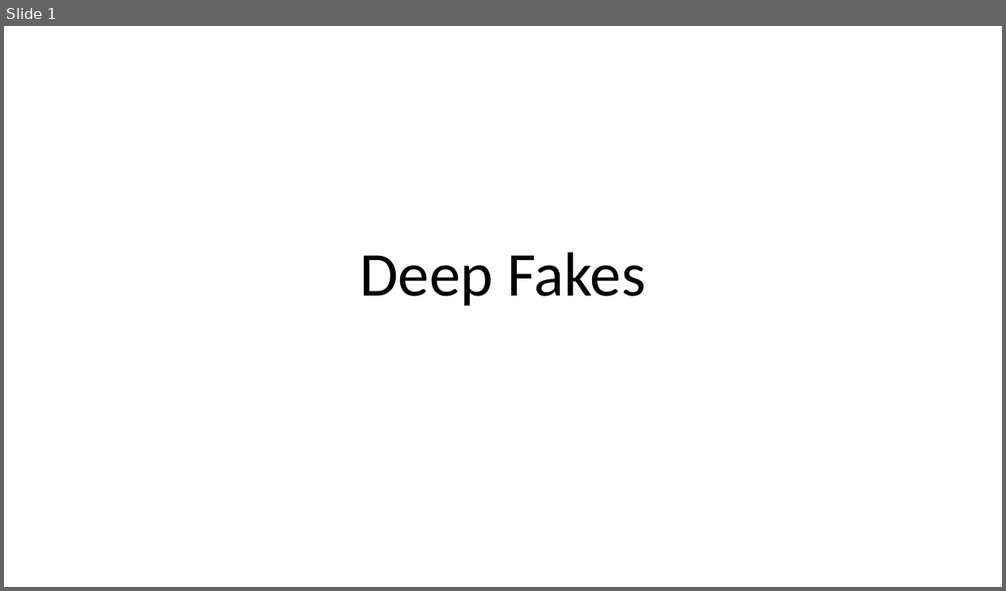
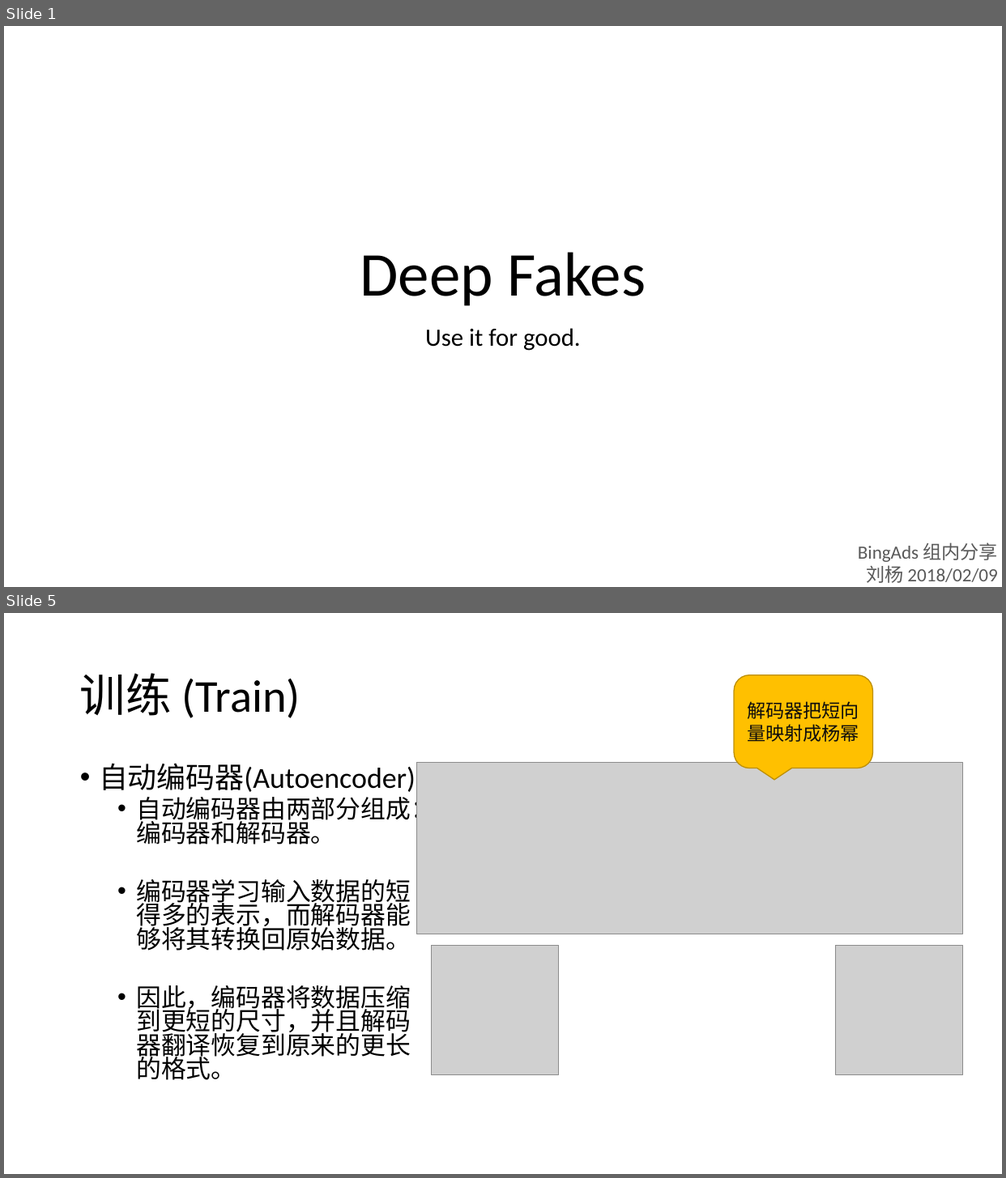
Before and after one commit to foamliu/Learning-DL, a slide deck: cv/DeepFakes.pptx. Shown one above the other, each under a label of ours: slide 1 before the commit, slides 1 and 5 after it; the slides between them are not shown. The pictures are 1006x591 and 1006x1178 pixels, drawn with LibreOffice and Linux fonts; fonts in the diff are those of the drawing; grey boxes stand for pictures. Boxes give left, top, right and bottom in pixels: in the first picture for what was removed or moved away, otherwise in the second. Text is boxed around its words. In the diff, an @@ line names an element or a change of style, - is before the commit and + after.

```diff
--- a/cv/DeepFakes.pptx
+++ b/cv/DeepFakes.pptx
@@ slide 5 added at <box>4,613,1002,1174</box>, background #FFFFFF @@
@@ title added at <box>80,673,300,718</box>, 44 pt, text #000000 @@
+训练 (Train)
@@ rounded speech box added at <box>734,675,872,768</box>, fill #FFC000, outline #BD8E00 1 pt, 18 pt, text #0D0D0D @@
+解码器把短向量映射成杨幂
@@ text added at <box>99,763,436,1080</box>, 24 pt, text #000000 @@
+• 自动编码器(Autoencoder)
+  • 自动编码器由两部分组成：编码器和解码器。
+  • 编码器学习输入数据的短得多的表示，而解码器能够将其转换回原始数据。
+  • 因此，编码器将数据压缩到更短的尺寸，并且解码器翻译恢复到原来的更长的格式。
@@ picture added at <box>417,763,963,934</box> @@
@@ picture added at <box>432,945,559,1075</box> @@
@@ picture added at <box>835,945,962,1075</box> @@
@@ slide 1 changed as well @@
@@ subtitle added at <box>425,328,581,351</box>, 24 pt, text #000000 @@
+Use it for good.
@@ text added at <box>858,543,998,583</box>, 18 pt, text #595959 @@
+BingAds 组内分享
+刘杨 2018/02/09
```
Also in this commit, not shown: 5 other slides added, 1 slide removed, 2 other files.
